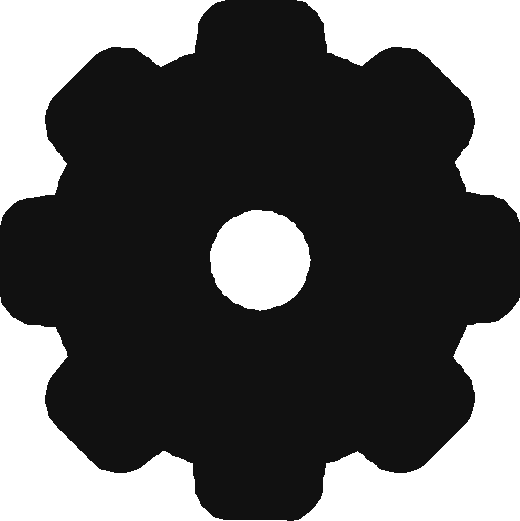
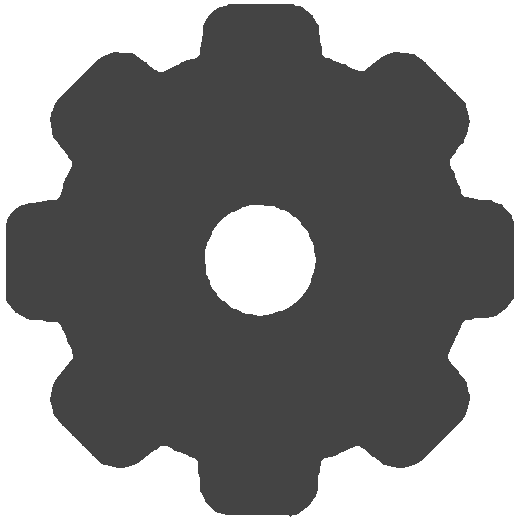
Two versions of the same layered image (520px x 521px). Layer-by-layer changes:
painted on "Ebene 1" over (x1=0, y1=0, x2=520, y2=521)
painted on "Ebene 0" over (x1=0, y1=0, x2=520, y2=521)
